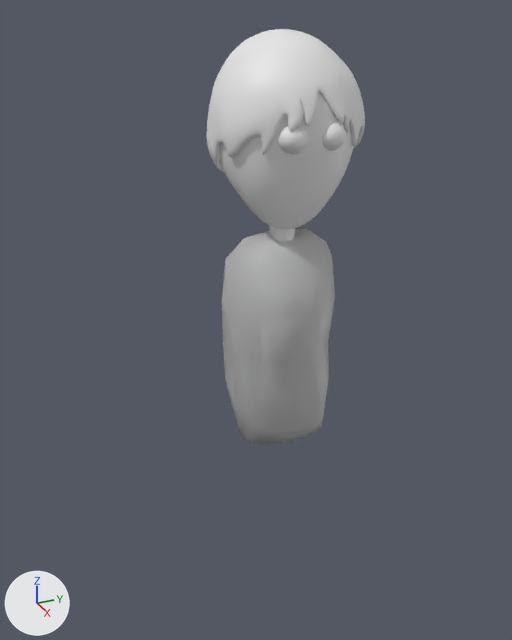
An edit to the Blender file FirstModel.blend, drawn before and after from the same camera.
Rendered twice from a 50 mm camera at (7.6, 2.08, 6.72) aimed at (2.87, 4.21, 4.36). The lights are fixed; the arrows at lower left show +X, +Y and +Z.

The first picture shows 'Body', 'EyeR', 'Hair', 'Head'.
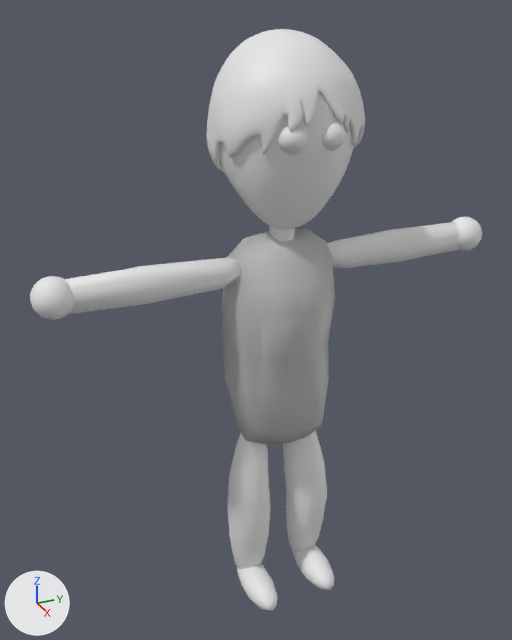
Patch to the scene script:
```diff
--- a/FirstModel.blend.py
+++ b/FirstModel.blend.py
@@ me_icosphere_009 @@
+me_icosphere_009.from_pydata(...)  # an icosphere of 20 faces spanning x -0.174..0.174, y -0.166..0.166, z -0.195..0.195
+me_icosphere_009.polygons.foreach_set('use_smooth', [True] * 20)
@@ me_cube_005 @@
+me_cube_005.from_pydata(...)  # 26 vertices, 24 faces; spans x -0.18..0.11, y -0.65..0.89, z -0.14..0.14
+me_cube_005.polygons.foreach_set('use_smooth', [True] * 24)
@@ me_icosphere_007 @@
+me_icosphere_007.from_pydata(...)  # 62 vertices, 60 faces; spans x -0.327..0.327, y -0.133..0.133, z -0.13..0.13
+me_icosphere_007.polygons.foreach_set('use_smooth', [True] * 60)
@@ me_cube_003 @@
+me_cube_003.from_pydata(...)  # 98 vertices, 96 faces; spans x -0.17..0.23, y -0.18..0.19, z -0.8..0.82
+me_cube_003.polygons.foreach_set('use_smooth', [True] * 96)
@@ me_icosphere_006 @@
+me_icosphere_006.from_pydata(...)  # 62 vertices, 60 faces; spans x -0.327..0.327, y -0.133..0.133, z -0.13..0.13
+me_icosphere_006.polygons.foreach_set('use_smooth', [True] * 60)
@@ me_cube_002 @@
+me_cube_002.from_pydata(...)  # 98 vertices, 96 faces; spans x -0.17..0.23, y -0.19..0.18, z -0.8..0.82
+me_cube_002.polygons.foreach_set('use_smooth', [True] * 96)
@@ ob_handl @@
+ob_handl = bpy.data.objects.new('HandL', me_icosphere_009)
+ob_handl.location = (3.077, 6.041, 4.897)
+ob_handl.scale = (1.0, -1.0, 1.0)
+_m = ob_handl.modifiers.new('Subdivision', 'SUBSURF')
@@ ob_arml @@
+ob_arml = bpy.data.objects.new('ArmL', me_cube_005)
+ob_arml.location = (3.055, 5.414, 4.874)
+ob_arml.scale = (1.0, -1.0, 1.0)
@@ ob_handr @@
+ob_handr = bpy.data.objects.new('HandR', me_icosphere_009.copy())
+ob_handr.location = (3.077, 2.642, 4.897)
+_m = ob_handr.modifiers.new('Subdivision', 'SUBSURF')
@@ ob_armr @@
+ob_armr = bpy.data.objects.new('ArmR', me_cube_005.copy())
+ob_armr.location = (3.055, 3.269, 4.874)
@@ ob_footl @@
+ob_footl = bpy.data.objects.new('FootL', me_icosphere_007)
+ob_footl.location = (3.266, 4.601, 2.011)
@@ ob_legl @@
+ob_legl = bpy.data.objects.new('LegL', me_cube_003)
+ob_legl.location = (3.068, 4.593, 2.695)
@@ ob_footr @@
+ob_footr = bpy.data.objects.new('FootR', me_icosphere_006)
+ob_footr.location = (3.262, 4.043, 2.002)
@@ ob_legr @@
+ob_legr = bpy.data.objects.new('LegR', me_cube_002)
+ob_legr.location = (3.064, 4.052, 2.686)
```

What differs and where, as boxes (x1, y1, x2, y2) in the pictures (512 x 640 px):
'ArmR', added
    after: (65, 258, 241, 314)
'LegR', added
    after: (228, 433, 271, 569)
'LegL', added
    after: (283, 431, 327, 552)
'ArmL', added
    after: (327, 222, 459, 268)
'HandR', added
    after: (30, 276, 74, 320)
'FootR', added
    after: (237, 564, 278, 611)
'FootL', added
    after: (292, 545, 335, 590)
'HandL', added
    after: (452, 217, 482, 251)
